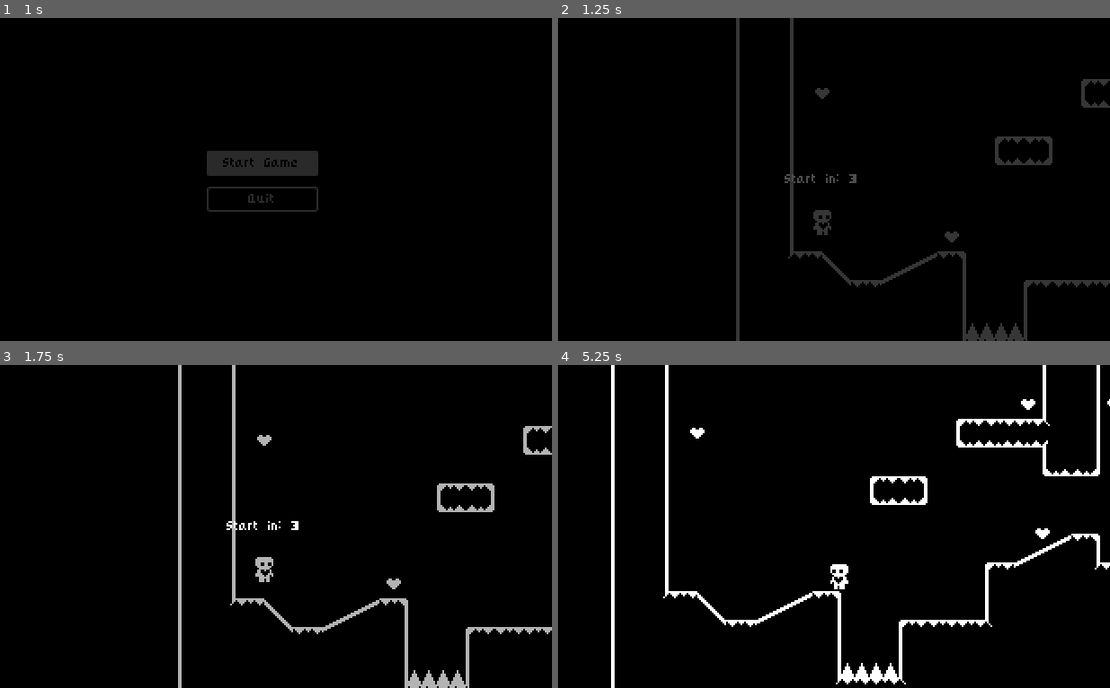
Above: before the commit, frames 1-4 (two rows, left to right).
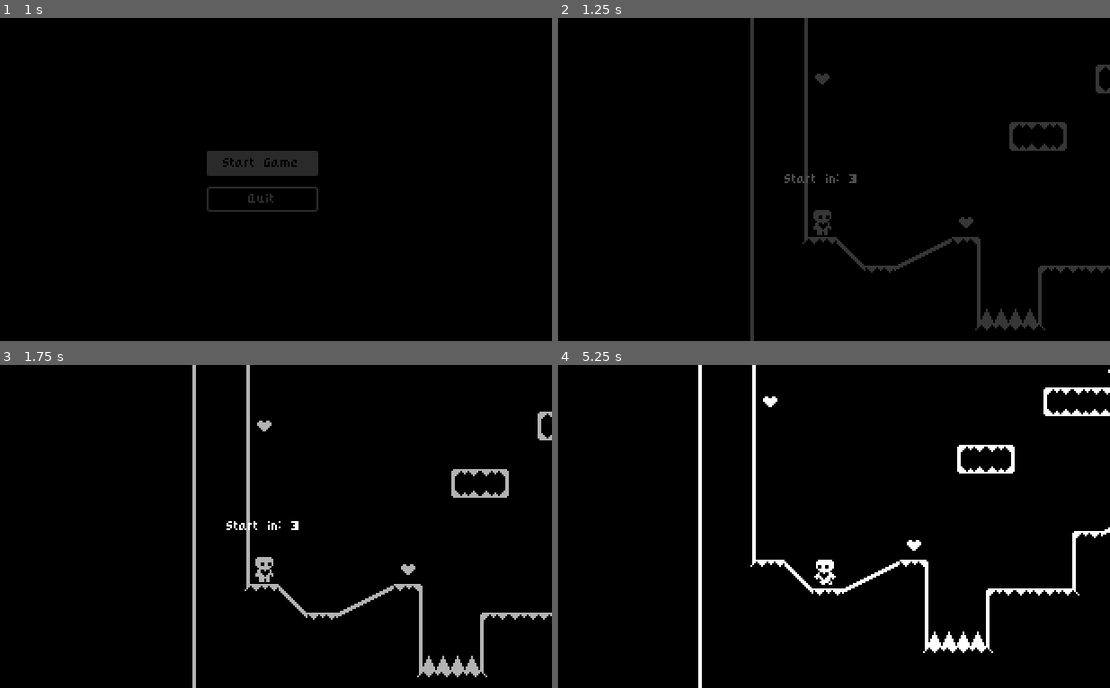
Above: after the commit, the same moments.

Repository: Jordla/HeartPlatformer-Godot-4-Tutorial
Game: Godot game, scene res://start_menu.tscn
The game is run twice, just before and just after one commit, with the same random seed, the same clock (stepped at 60 frames per second) and the same inputs.
Inputs:
- Up to frame 1 (1 s): click "Start Game" at 0.5 s
- Up to frame 2 (1.25 s): no input
- Up to frame 3 (1.75 s): hold Right (move_right) from 1.28 s (still down); tap Space (jump) at 1.52 s
- Up to frame 4 (5.25 s): tap Enter at 2, 4.25 s; tap Space (jump) at 2.27, 2.75, 3.77, 4.52 s; release Right (move_right) at 2.78 s; hold Left (move_left) 2.78-3.53 s; hold Right (move_right) 3.53-5.03 s; hold Left (move_left) from 5.03 s (still down)

Frame 1 is identical in both runs. In frame 2, 5.8% of the frame differs, in the area x 32-100%, y 0-100%; in frame 3, 5.8%; in frame 4, 7.5%, in the area x 9-100%, y 0-100%.

Commit message:
Fix player start visual bug, Streamline transition animation fade in - Finish Tutorial Video P13
Fixed a visual bug where upon starting the level the player
sprite would briefly play the falling animation. Removed
the visiblity keys in the animation player for StartIn and
instead toggle visibility in code.

Diff:
--- a/level_one.tscn
+++ b/level_one.tscn
@@ -10,10 +10,7 @@
 next_level = ExtResource("2_furq5")
 
 [node name="Player" parent="." index="0"]
-position = Vector2(32, 136)
-
-[node name="StartIn" parent="CanvasLayer" index="1"]
-visible = false
+position = Vector2(24, 144)
 
 [node name="Spikes" parent="." index="3" instance=ExtResource("2_lq2he")]
 position = Vector2(296, 128)
@@ -43,7 +40,7 @@
 position = Vector2(104, 136)
 
 [node name="Heart7" parent="." index="12" instance=ExtResource("3_0h01o")]
-position = Vector2(32, 56)
+position = Vector2(24, 56)
 
 [node name="Heart8" parent="." index="13" instance=ExtResource("3_0h01o")]
 position = Vector2(216, 40)
--- a/level_two.tscn
+++ b/level_two.tscn
@@ -7,13 +7,10 @@
 [node name="LevelTwo" instance=ExtResource("1_1pipu")]
 
 [node name="Player" parent="." index="0"]
-position = Vector2(40, 72)
-
-[node name="StartIn" parent="CanvasLayer" index="1"]
-visible = false
+position = Vector2(40, 80)
 
 [node name="LevelTileMap" parent="." index="2"]
-layer_1/tile_data = PackedInt32Array(131070, 1, 0, 131071, 6 …(3708 unchanged characters)… , 3, 524322, 65537, 3, 524323, 131073, 3)
+layer_1/tile_data = PackedInt32Array(131070, 1, 0, 131071, 6 …(3708 unchanged characters)… , 3, 524322, 65537, 3, 524323, 131073, 3, 524319, 196609, 3, 524315, 196609, 3)
 
 [node name="Heart" parent="." index="3" instance=ExtResource("3_4d48b")]
 position = Vector2(152, 120)
@@ -31,13 +28,13 @@
 position = Vector2(374, 57)
 
 [node name="Heart5" parent="." index="8" instance=ExtResource("3_4d48b")]
-position = Vector2(502, 65)
+position = Vector2(504, 64)
 
 [node name="Heart9" parent="." index="9" instance=ExtResource("3_4d48b")]
 position = Vector2(552, 120)
 
 [node name="Heart6" parent="." index="10" instance=ExtResource("3_4d48b")]
-position = Vector2(433, 49)
+position = Vector2(440, 49)
 
 [node name="Heart7" parent="." index="11" instance=ExtResource("3_4d48b")]
 position = Vector2(624, 136)
--- a/player.gd
+++ b/player.gd
@@ -22,7 +22,6 @@
 	apply_friction(input_axis, delta)
 	handle_air_acceleration(input_axis, delta)
 	apply_air_resistance(input_axis, delta)
-	update_animation(input_axis)
 	var was_on_floor = is_on_floor() # Check if player was on floor before moving
 	var was_on_wall = is_on_wall_only()
 	if was_on_wall:
@@ -38,6 +37,7 @@
 	var just_left_wall = was_on_wall and not is_on_wall()
 	if just_left_wall:
 		wall_jump_timer.start()
+	update_animation(input_axis)
 
 
 func apply_gravity(delta : float):
--- a/world.gd
+++ b/world.gd
@@ -11,18 +11,15 @@
 @onready var start_in_label = %StartInLabel
 @onready var animation_player = $AnimationPlayer
 
-
 func _ready():
+	Events.level_completed.connect(show_level_completed) # Don't put show_level_completed() as we don't want to call the func only connect it
 	get_tree().paused = true
-	LevelTransition.fade_from_black()
+	# start_in.visible = true - Commented this code out because it's already visible by default
+	await LevelTransition.fade_from_black()
 	animation_player.play("countdown")
 	await animation_player.animation_finished
 	get_tree().paused = false
-	# level_completed.hide()
-	# polygon_2d.polygon = collision_polygon_2d.polygon # Set the empty list of polygons to be the list of polygon from the collison node
-	Events.level_completed.connect(show_level_completed) # Don't put show_level_completed() as we don't want to call the func only connect it
-
-
+	start_in.visible = false
 
 func show_level_completed():
 	level_completed.show()
--- a/world.tscn
+++ b/world.tscn
@@ -19,22 +19,10 @@
 "update": 1,
 "values": ["Start in: 3"]
 }
-tracks/1/type = "value"
-tracks/1/imported = false
-tracks/1/enabled = true
-tracks/1/path = NodePath("CanvasLayer/StartIn:visible")
-tracks/1/interp = 1
-tracks/1/loop_wrap = true
-tracks/1/keys = {
-"times": PackedFloat32Array(0),
-"transitions": PackedFloat32Array(1),
-"update": 1,
-"values": [false]
-}
 
 [sub_resource type="Animation" id="Animation_xsqhe"]
 resource_name = "countdown"
-length = 3.2
+length = 3.0
 tracks/0/type = "value"
 tracks/0/imported = false
 tracks/0/enabled = true
@@ -42,22 +30,10 @@
 tracks/0/interp = 1
 tracks/0/loop_wrap = true
 tracks/0/keys = {
-"times": PackedFloat32Array(0.2, 1.2, 2.2),
+"times": PackedFloat32Array(0, 1, 2),
 "transitions": PackedFloat32Array(1, 1, 1),
 "update": 1,
 "values": ["Start in: 3", "Start in: 2", "Start in: 1"]
-}
-tracks/1/type = "value"
-tracks/1/imported = false
-tracks/1/enabled = true
-tracks/1/path = NodePath("CanvasLayer/StartIn:visible")
-tracks/1/interp = 1
-tracks/1/loop_wrap = true
-tracks/1/keys = {
-"times": PackedFloat32Array(0, 3.2),
-"transitions": PackedFloat32Array(1, 1),
-"update": 1,
-"values": [true, false]
 }
 
 [sub_resource type="AnimationLibrary" id="AnimationLibrary_sktt5"]
@@ -78,7 +54,6 @@
 
 [node name="StartIn" type="ColorRect" parent="CanvasLayer"]
 unique_name_in_owner = true
-visible = false
 anchors_preset = 15
 anchor_right = 1.0
 anchor_bottom = 1.0
